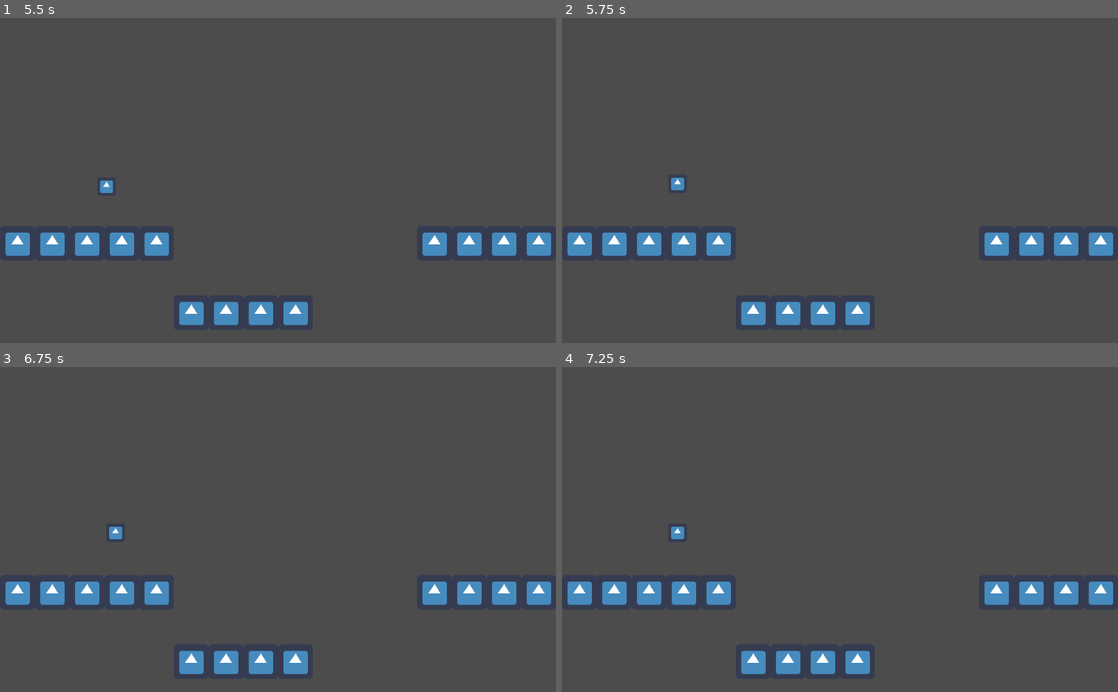
Above: before the commit, frames 1-4 (two rows, left to right).
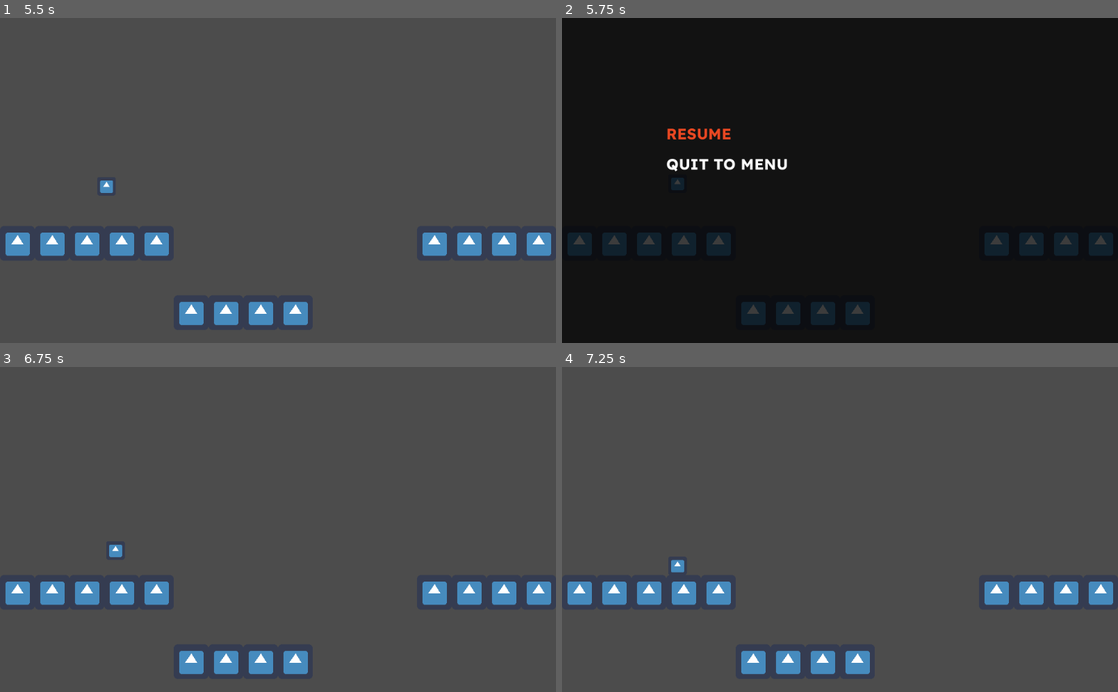
Above: after the commit, the same moments.

Repository: gobggj2022/GGJ-
Game: Godot game, scene res://src/Main/Game.tscn
Same seed, same stepped clock (60 frames per second), same inputs: the game is played once before the commit and once after it. The engine's default icon, where the game draws it, is replaced by a stand-in: a white triangle on a blue panel in a dark square.
Inputs (mouse positions are in pixels of both pictures, inside the frame that each line leads up to):
- Up to frame 1 (5.5 s): click "PLAY" at 0.5 s; click "PLAY" at 1.25 s; hold Right (ui_right) 2.03-3.53 s; tap Up (ui_up) at 2.27, 3.02, 4.52, 5.27 s; hold Left (ui_left) 3.53-4.28 s; hold Right (ui_right) from 4.28 s (still down)
- Up to frame 2 (5.75 s): keep holding Right (ui_right); tap Escape (toggle_pause) at 5.65 s
- Up to frame 3 (6.75 s): release Right (ui_right) at 5.78 s; hold Left (ui_left) 5.78-6.5 s; tap Up (ui_up) at 6.02 s; click (144, 484) at 6.5 s, where only the run after the commit has a clickable "RESUME"
- Up to frame 4 (7.25 s): no input

Frame 1 is identical in both runs. In frame 2, 100% of the frame differs, in the area x 0-100%, y 0-100%; in frame 3, 0.2%; in frame 4, 0.2%.
Error before the commit: Attempt to call function 'open' in base 'null instance' on a null instance. (res://src/Main/Game.gd:23)

Commit message:
before assets

Diff:
--- a/src/Main/Game.tscn
+++ b/src/Main/Game.tscn
@@ -26,6 +26,8 @@
 scale = Vector2( 0.533333, 0.553009 )
 texture = ExtResource( 5 )
 
+[node name="Interface" type="CanvasLayer" parent="."]
+
 [node name="MainMenu" parent="Interface" instance=ExtResource( 4 )]
 
 [node name="PauseMenu" parent="Interface" instance=ExtResource( 6 )]
--- a/src/Menu/PauseMenu.tscn
+++ b/src/Menu/PauseMenu.tscn
@@ -50,3 +50,4 @@
 
 [connection signal="pressed" from="ColorRect/ResumeButton" to="." method="_on_ResumeButton_pressed"]
 [connection signal="pressed" from="ColorRect/RestartButton" to="." method="_on_RestartButton_pressed"]
+[connection signal="tween_completed" from="Tween" to="." method="_on_Tween_tween_completed"]
Binary file added: assets/sprites/sprites.png
Not shown, added: assets/sprites/sprites.png.import
